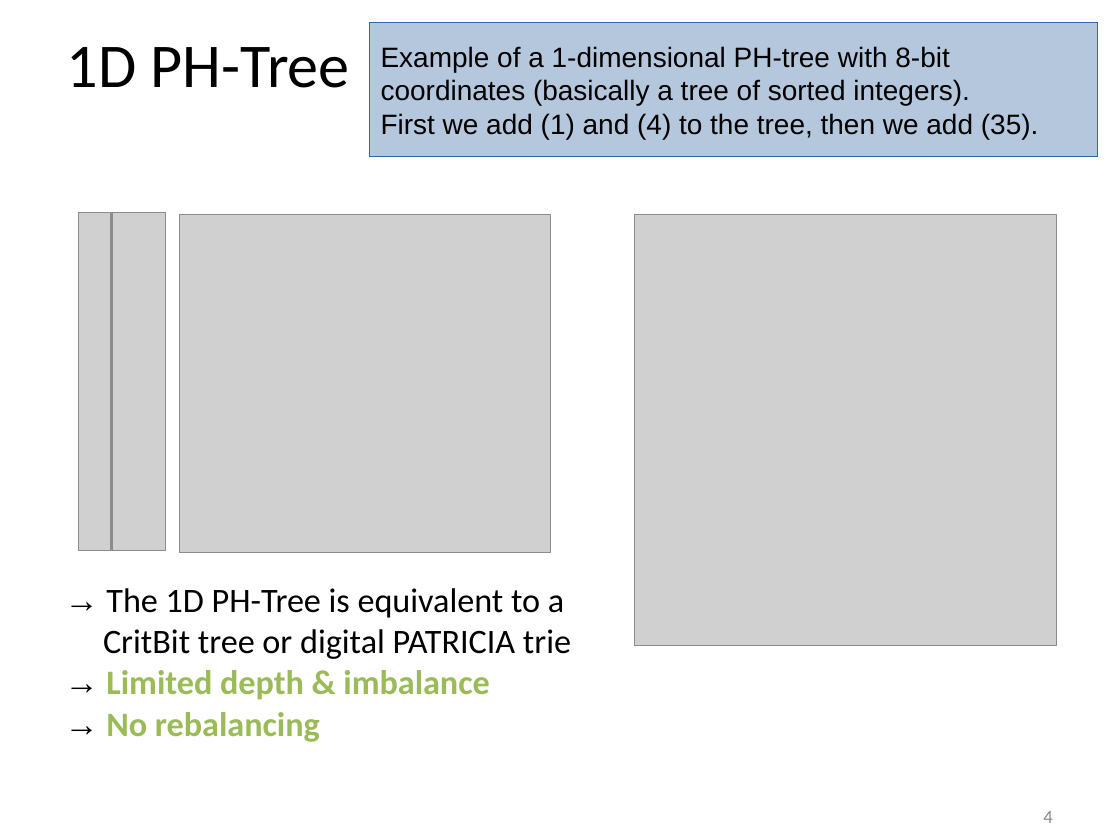
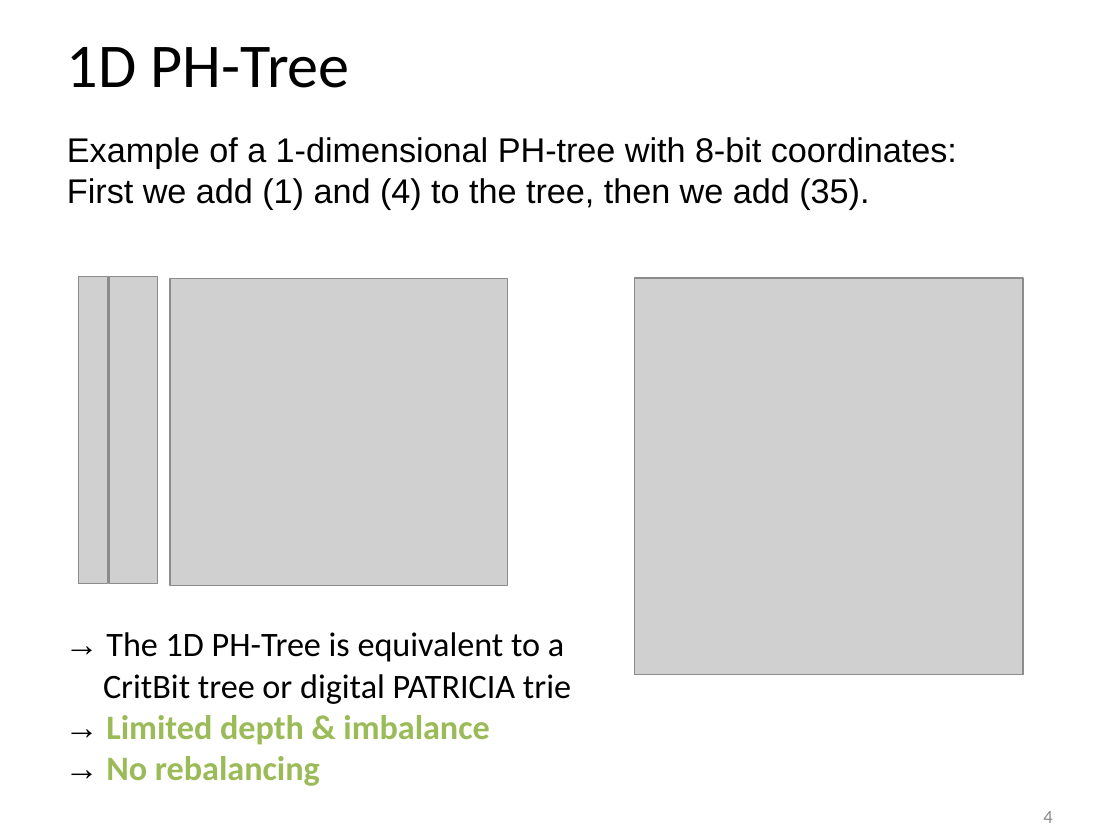
Before and after one commit to tzaeschke/phtree-site, a slide deck: slide 4 of originals/PH-tree-presentation-2018.odp. Drawn at 1120x840 pixels with LibreOffice and Linux fonts; fonts in the diff are those of the drawing; grey boxes stand for pictures. Boxes give left, top, right and bottom in pixels: in the first picture for what was removed or moved away, otherwise in the second. Text is boxed around its words. In the diff, an @@ line names an element or a change of style, - is before the commit and + after.

```diff
--- a/originals/PH-tree-presentation-2018.odp
+++ b/originals/PH-tree-presentation-2018.odp
@@ text "Example of a 1-dimensional PH-tree ...": place and size @@
-text "Example of a 1-dimensional PH-tree ..." at [370, 22, 1098, 157]
+text "Example of a 1-dimensional PH-tree ..." at [67, 137, 957, 210]
@@ text "Example of a 1-dimensional PH-tree ..." at [67, 137, 957, 210]: vertical alignment middle to top; fill #B4C7DC to none; outline #3465A4 0 pt to none @@
@@ text at [67, 137, 957, 210]: text changed; size 18 to 22 pt @@
-Example of a 1-dimensional PH-tree with 8-bit coordinates (basically a tree of sorted integers).
-First we add (1) and (4) to the tree, then we add (35).
+Example of a 1-dimensional PH-tree with 8-bit coordinates:
+First we add (1) and (4) to the tree, then we add (35).
@@ picture: place and size @@
-picture at [635, 215, 1057, 646]
+picture at [78, 277, 108, 584]
@@ picture: place and size @@
-picture at [179, 215, 551, 552]
+picture at [109, 277, 158, 584]
@@ picture: place and size @@
-picture at [112, 213, 166, 551]
+picture at [170, 279, 507, 586]
@@ picture: place and size @@
-picture at [78, 213, 110, 550]
+picture at [635, 278, 1024, 674]
@@ text "→ The 1D PH-Tree is ...": place and size @@
-text "→ The 1D PH-Tree is ..." at [103, 588, 571, 742]
+text "→ The 1D PH-Tree is ..." at [103, 632, 571, 786]
```
Also in this commit, not shown: 1 other slide changed, 2 slides removed, 14 other files.
